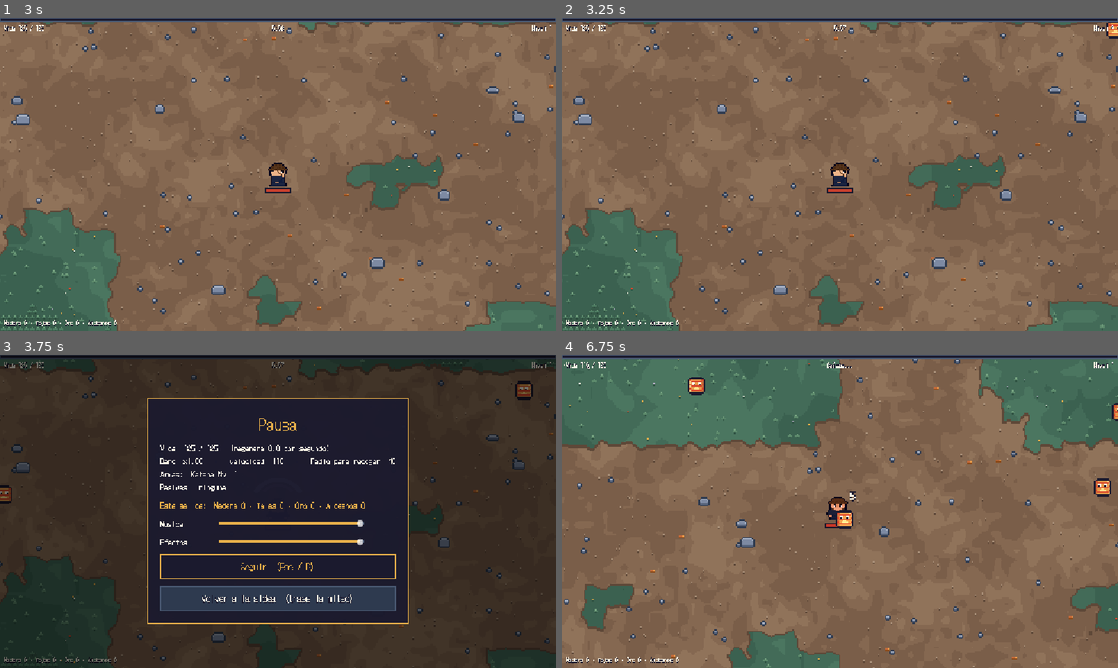
Above: before the commit, frames 1-4 (two rows, left to right).
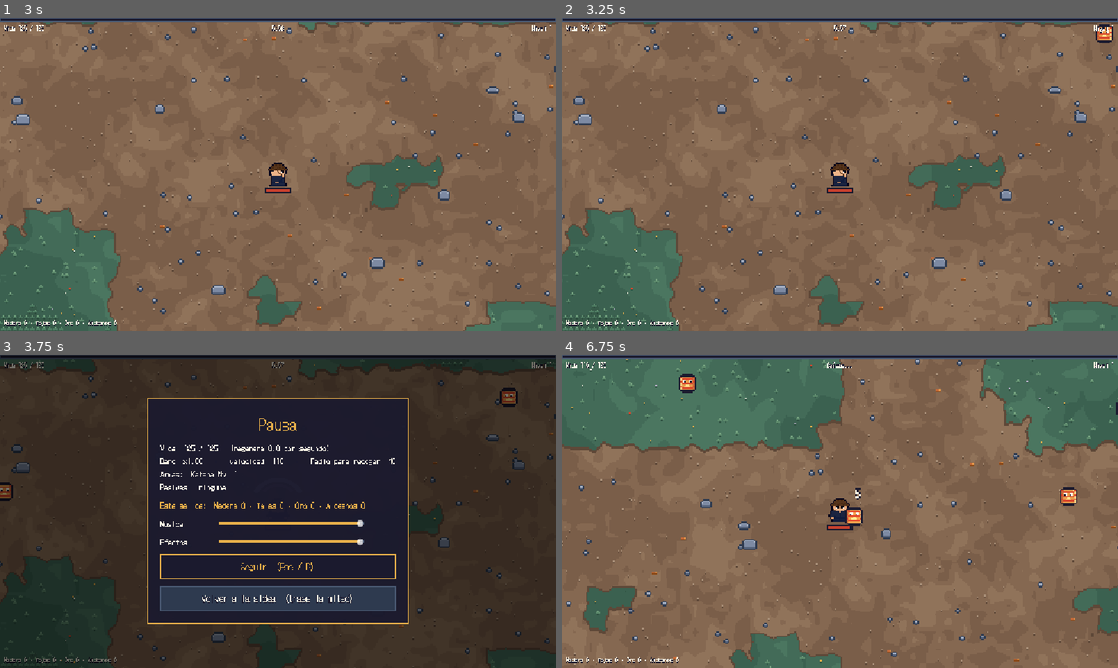
Above: after the commit, the same moments.

Repository: dotrashtrash-png/kintsugi
Game: Godot game, scene res://escenas/run/Run.tscn
Two runs of this game, one before a commit and one after it. Both use one fixed random seed, a clock stepped at 60 frames per second and the inputs below. This scene is started directly instead of the project's main scene.
Inputs (mouse positions are in pixels of both pictures, inside the frame that each line leads up to):
- Up to frame 1 (3 s): tap Enter (ui_accept) at 0.5, 0.77, 1.52 s; move the mouse to (400, 158) at 0.52 s; hold D (derecha) 0.53-1.28 s; tap P at 0.6, 1.35, 2.1 s; click (400, 158) at 0.67 s; move the mouse to (166, 190) at 1.27 s; hold S (abajo) 1.28-2.03 s; move the mouse to (333, 105) at 2.02 s; hold D (derecha) 2.03-2.75 s; click "Seguir (Esc / P)" at 2.75 s
- Up to frame 2 (3.25 s): no input
- Up to frame 3 (3.75 s): move the mouse to (250, 574) at 3.52 s; hold W (arriba) from 3.53 s (still down); tap P at 3.6 s; click (250, 574) at 3.67 s
- Up to frame 4 (6.75 s): tap Enter (ui_accept) at 3.77, 4.52, 5.27 s; move the mouse to (1006, 558) at 4.27 s; release W (arriba) at 4.28 s; hold A (izquierda) 4.28-5.78 s; tap P at 4.35, 5.1, 5.85 s; move the mouse to (673, 464) at 5.02 s; move the mouse to (867, 511) at 5.77 s; hold S (abajo) 5.78-6.5 s; click (867, 511) at 5.92 s; click "Volver a la aldea (traes la m…" at 6.5 s

Frame 1 is identical in both runs. In frame 2, 0.2% of the frame differs, in the area x 96-100%, y 1-8%; in frame 3, 0.5%; in frame 4, 6.2%, in the area x 0-100%, y 1-100%.

Commit message:
arreglo bugs

Diff:
--- a/escenas/enemigos/Cuervo.gd
+++ b/escenas/enemigos/Cuervo.gd
@@ -9,9 +9,9 @@
 	poner_dibujo()
 
 func mover(delta: float) -> void:
-	var dir := global_position.direction_to(heroe.global_position).rotated(giro)
+	var dir := global_position.direction_to(objetivo()).rotated(giro)
 	giro = move_toward(giro, 0.0, 0.8 * delta) # la curva se va enderezando
-	velocity = dir * velocidad
+	velocity = dir * velocidad * ritmo
 	move_and_slide()
 
 # Si existe arte/yokais/cuervo.png (2 cuadros de 16x16), lo usa en vez del cuadro.
--- a/escenas/enemigos/Rescate.gd
+++ b/escenas/enemigos/Rescate.gd
@@ -1,19 +1,36 @@
 extends Area2D
+# Rescate: un aldeano atrapado por un sello de los yokais.
+# Quedate 3 s dentro del circulo: el sello morado se vuelve dorado y el aldeano queda libre.
+# Cada rescate es un aldeano distinto (6 variantes en arte/aldea/aldeanos.png).
 
 const TIEMPO_PARA_LIBERAR := 3.0
 const ORO_POR_RESCATE := 2
+const KASAS_EMBOSCADA := 6 # al empezar a liberar, salen paraguas alrededor
+const RUTA_ALDEANOS := "res://arte/aldea/aldeanos.png" # 64x96: 6 aldeanos, 4 cuadros cada uno
+const RUTA_ALDEANO := "res://arte/aldea/aldeano.png" # respaldo: un solo aldeano
+const RADIO := 28.0
+const MORADO := Color("8a63b8")
+const ORO := Color("e8b04a")
 
 var heroe_dentro := false
 var progreso := 0.0
 var liberado := false
 var emboscada_hecha := false
-const KASAS_EMBOSCADA := 6 # al empezar a liberar, salen paraguas alrededor
+var reloj := 0.0
+var dibujo: Sprite2D
+var aviso: Label
+
 
 func _ready() -> void:
 	add_to_group("rescates")
+	$Niebla.visible = false # el sello se dibuja con codigo (_draw)
+	$Barra.visible = false
 	poner_dibujo()
+	poner_aviso()
 	body_entered.connect(_on_body_entered)
 	body_exited.connect(_on_body_exited)
+	# el sello se dibuja en el piso: el Rescate va despues del mapa en el arbol, asi queda encima del suelo
+
 
 func _on_body_entered(cuerpo: Node2D) -> void:
 	if cuerpo.is_in_group("jugador"):
@@ -22,22 +39,45 @@
 			emboscada_hecha = true
 			emboscada.call_deferred() # no se puede crear cuerpos en medio de la fisica
 
+
 func _on_body_exited(cuerpo: Node2D) -> void:
 	if cuerpo.is_in_group("jugador"):
 		heroe_dentro = false
 
+
 func _process(delta: float) -> void:
 	if liberado:
 		return
+	reloj += delta
 	if heroe_dentro:
 		progreso += delta
 	else:
-		progreso = maxf(0.0, progreso - delta * 0.5) # si sales, la barra baja despacio
-
-	$Barra.value = progreso / TIEMPO_PARA_LIBERAR * 100.0
-
+		progreso = maxf(0.0, progreso - delta * 0.5) # si sales, el sello vuelve despacio
+	# el aldeano tiembla mientras esta atrapado
+	if dibujo:
+		dibujo.position.x = roundf(sin(reloj * 30.0) * 0.6) if progreso < TIEMPO_PARA_LIBERAR else 0.0
+	if aviso:
+		aviso.visible = not heroe_dentro
+		aviso.position.y = -30.0 - absf(sin(reloj * 4.0)) * 3.0
+	queue_redraw()
 	if progreso >= TIEMPO_PARA_LIBERAR:
 		liberar()
+
+
+# El sello: circulo morado que gira y se va llenando de oro
+func _draw() -> void:
+	var avance := clampf(progreso / TIEMPO_PARA_LIBERAR, 0.0, 1.0)
+	var color := MORADO.lerp(ORO, avance)
+	draw_circle(Vector2.ZERO, RADIO, Color(color, 0.12 + 0.06 * sin(reloj * 3.0)))
+	draw_arc(Vector2.ZERO, RADIO, 0.0, TAU, 40, Color(color, 0.7), 1.0)
+	# cuatro marcas del sello que giran
+	for i in 4:
+		var a := reloj * 0.8 + TAU * i / 4.0
+		draw_arc(Vector2.ZERO, RADIO - 4.0, a, a + 0.6, 6, Color(color, 0.9), 1.0)
+	# progreso: arco dorado que se completa
+	if avance > 0.0:
+		draw_arc(Vector2.ZERO, RADIO + 3.0, -PI / 2.0, -PI / 2.0 + TAU * avance, 40, ORO, 2.0)
+
 
 func liberar() -> void:
 	liberado = true
@@ -46,21 +86,64 @@
 	if run:
 		run.agregar_aldeano()
 		run.agregar_material("oro", ORO_POR_RESCATE)
-	queue_free()
+	celebrar()
 
-# Si existe arte/aldea/aldeano.png (hoja de 64x16), el aldeano sale dibujado de frente.
+
+# Destello dorado, el aldeano salta y aparece "¡Rescatado!"
+func celebrar() -> void:
+	set_process(false)
+	if aviso:
+		aviso.visible = false
+	var texto := Label.new()
+	texto.text = "¡Rescatado! +%d oro" % ORO_POR_RESCATE
+	texto.add_theme_font_size_override("font_size", 16)
+	texto.add_theme_color_override("font_color", ORO)
+	texto.add_theme_color_override("font_outline_color", Color("1b1a2e"))
+	texto.add_theme_constant_override("outline_size", 4)
+	texto.scale = Vector2(0.5, 0.5)
+	texto.position = Vector2(-40, -40)
+	add_child(texto)
+	var t := create_tween().set_parallel()
+	t.tween_property(texto, "position:y", -58.0, 0.9)
+	t.tween_property(self, "modulate:a", 0.0, 0.4).set_delay(0.6)
+	if dibujo:
+		t.tween_property(dibujo, "position:y", -10.0, 0.25).set_trans(Tween.TRANS_QUAD).set_ease(Tween.EASE_OUT)
+	var anillo := create_tween()
+	anillo.tween_method(func(r: float) -> void:
+		progreso = TIEMPO_PARA_LIBERAR
+		reloj = r
+		queue_redraw(), 0.0, 3.0, 0.5)
+	t.chain().tween_callback(queue_free)
+
+
+# Un aldeano distinto en cada rescate
 func poner_dibujo() -> void:
-	var ruta := "res://arte/aldea/aldeano.png"
+	var ruta := RUTA_ALDEANOS if ResourceLoader.exists(RUTA_ALDEANOS) else RUTA_ALDEANO
 	if not ResourceLoader.exists(ruta):
 		return
-	var dibujo := Sprite2D.new()
+	dibujo = Sprite2D.new()
 	dibujo.texture = load(ruta)
 	dibujo.hframes = 4
-	dibujo.frame = 0
-	dibujo.position = $Aldeano.position + $Aldeano.size / 2.0
+	dibujo.vframes = int(dibujo.texture.get_height() / 16.0)
+	dibujo.frame = randi() % dibujo.vframes * 4 # cuadro de frente de un aldeano al azar
+	dibujo.z_index = 1
 	add_child(dibujo)
-	move_child(dibujo, $Barra.get_index()) # debajo de la barra
 	$Aldeano.visible = false
+
+
+# "!" dorado que salta encima del aldeano para que se vea de lejos
+func poner_aviso() -> void:
+	aviso = Label.new()
+	aviso.text = "!"
+	aviso.add_theme_font_size_override("font_size", 16)
+	aviso.add_theme_color_override("font_color", ORO)
+	aviso.add_theme_color_override("font_outline_color", Color("1b1a2e"))
+	aviso.add_theme_constant_override("outline_size", 4)
+	aviso.scale = Vector2(0.5, 0.5)
+	aviso.position = Vector2(-2, -34)
+	aviso.z_index = 2
+	add_child(aviso)
+
 
 # Los yokais no dejan rescatar tranquilo: aparece un circulo de Kasas
 func emboscada() -> void:
--- a/escenas/enemigos/kasa_obake.gd
+++ b/escenas/enemigos/kasa_obake.gd
@@ -14,7 +14,7 @@
 		reloj = tiempo_salto if saltando else tiempo_quieto
 
 	if saltando:
-		velocity = global_position.direction_to(heroe.global_position) * velocidad
+		velocity = global_position.direction_to(objetivo()) * velocidad * ritmo
 	else:
 		velocity = Vector2.ZERO
 
--- a/escenas/enemigos/spawner.gd
+++ b/escenas/enemigos/spawner.gd
@@ -30,6 +30,43 @@
 	if anillos_hechos < MINUTOS_ANILLO.size() and tiempo >= MINUTOS_ANILLO[anillos_hechos] * 60.0:
 		anillos_hechos += 1
 		evento_anillo(18 + anillos_hechos * 6) # 24, 30 y 36 faroles
+
+# ---------- Separar la horda ----------
+# Los yokais no chocan con fisica (seria muy pesado en la Web). En cambio, cada cuadro
+# se reparten en una cuadricula y los que quedan encima de otro se empujan un poco.
+# Asi la horda rodea al heroe como en Vampire Survivors en vez de apilarse en un punto.
+const SEPARACION := 10.0
+
+func _physics_process(_delta: float) -> void:
+	separar()
+
+func separar() -> void:
+	var celdas := {}
+	for e in get_tree().get_nodes_in_group("enemigos"):
+		if e.is_in_group("jefe"):
+			continue
+		var c := Vector2i(floori(e.global_position.x / SEPARACION), floori(e.global_position.y / SEPARACION))
+		if celdas.has(c):
+			celdas[c].append(e)
+		else:
+			celdas[c] = [e]
+	for c in celdas:
+		var grupo: Array = celdas[c]
+		if grupo.size() < 2:
+			continue
+		for i in grupo.size():
+			var a: Node2D = grupo[i]
+			for j in range(i + 1, grupo.size()):
+				var b: Node2D = grupo[j]
+				var d: Vector2 = a.global_position - b.global_position
+				var largo := d.length()
+				if largo >= SEPARACION:
+					continue
+				var dir := d / largo if largo > 0.01 else Vector2.RIGHT.rotated(randf() * TAU)
+				var paso := dir * (SEPARACION - largo) * 0.25
+				a.global_position += paso
+				b.global_position -= paso
+
 
 func generar_oleada() -> void:
 	if heroe == null:
--- a/escenas/enemigos/yokai.gd
+++ b/escenas/enemigos/yokai.gd
@@ -22,9 +22,15 @@
 var muerto := false
 var reloj_anim := 0.0
 var run
+var desvio := Vector2.ZERO
+var ritmo := 1.0
 
 func _ready() -> void:
 	add_to_group("enemigos")
+	# Cada yokai apunta a un punto propio alrededor del heroe y camina a su ritmo:
+	# asi se reparten en una horda y no se apilan en un solo punto (sin costo de fisica).
+	desvio = Vector2.RIGHT.rotated(randf() * TAU) * randf_range(4.0, 13.0)
+	ritmo = randf_range(0.85, 1.15)
 	heroe = get_tree().get_first_node_in_group("jugador")
 	run = get_tree().get_first_node_in_group("run")
 
@@ -36,8 +42,12 @@
 	revisar_contacto(delta)
 	animar(delta)
 
+# A donde camina este yokai: el heroe mas su desvio propio
+func objetivo() -> Vector2:
+	return heroe.global_position + desvio
+
 func mover(_delta: float) -> void:
-	velocity = global_position.direction_to(heroe.global_position) * velocidad
+	velocity = global_position.direction_to(objetivo()) * velocidad * ritmo
 	move_and_slide()
 
 # Los empujones (campana, golpe) ya no sacan a los yokais del mapa
--- a/escenas/jugador/heroe.gd
+++ b/escenas/jugador/heroe.gd
@@ -125,10 +125,19 @@
 func empujar(fuerza: Vector2) -> void:
 	empuje = (empuje + fuerza).limit_length(EMPUJE_MAXIMO)
 
+# Busca la escena del arma: "Kitsunebi.tscn" o "kitsunebi.tscn" (la Web distingue mayusculas
+# y en Windows/Mac el nombre puede haber quedado de cualquiera de las dos formas).
+static func ruta_arma(nombre: String) -> String:
+	for archivo in [nombre.capitalize(), nombre]:
+		var ruta := "res://escenas/jugador/%s.tscn" % archivo
+		if ResourceLoader.exists(ruta):
+			return ruta
+	return ""
+
 # Agrega un arma buscando su escena por nombre: "katana" -> Katana.tscn
 func agregar_arma(nombre: String) -> void:
-	var ruta := "res://escenas/jugador/%s.tscn" % nombre.capitalize()
-	if not ResourceLoader.exists(ruta):
+	var ruta := ruta_arma(nombre)
+	if ruta == "":
 		push_warning("Todavia no existe el arma: " + ruta)
 		return
 	var arma: Node = load(ruta).instantiate()
--- a/escenas/run/run.gd
+++ b/escenas/run/run.gd
@@ -114,8 +114,8 @@
 func mejoras_posibles() -> Array:
 	var posibles: Array = []
 	for nombre in Heroes.MEJORAS.keys():
-		var ruta := "res://escenas/jugador/%s.tscn" % String(nombre).capitalize()
-		if not (nombre in MEJORAS_QUE_NO_SON_ARMAS or ResourceLoader.exists(ruta)):
+		var existe: bool = heroe.ruta_arma(String(nombre)) != ""
+		if not (nombre in MEJORAS_QUE_NO_SON_ARMAS or existe):
 			continue # el arma todavia no existe
 		if heroe.has_method("nivel_de") and heroe.nivel_de(nombre) >= NIVEL_MAXIMO:
 			continue # ya esta al maximo
Binary file added: arte/aldea/aldeanos.png
